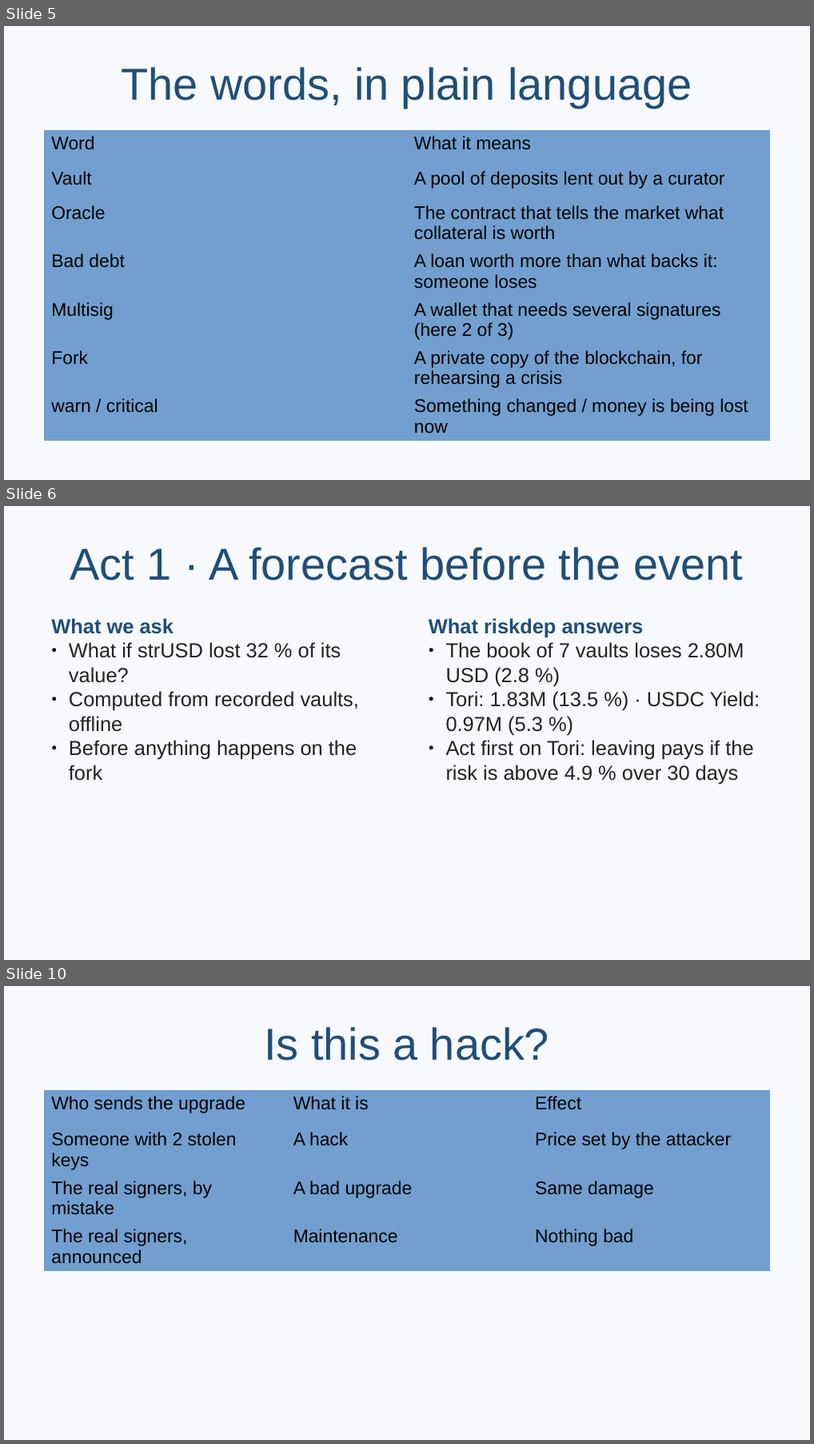
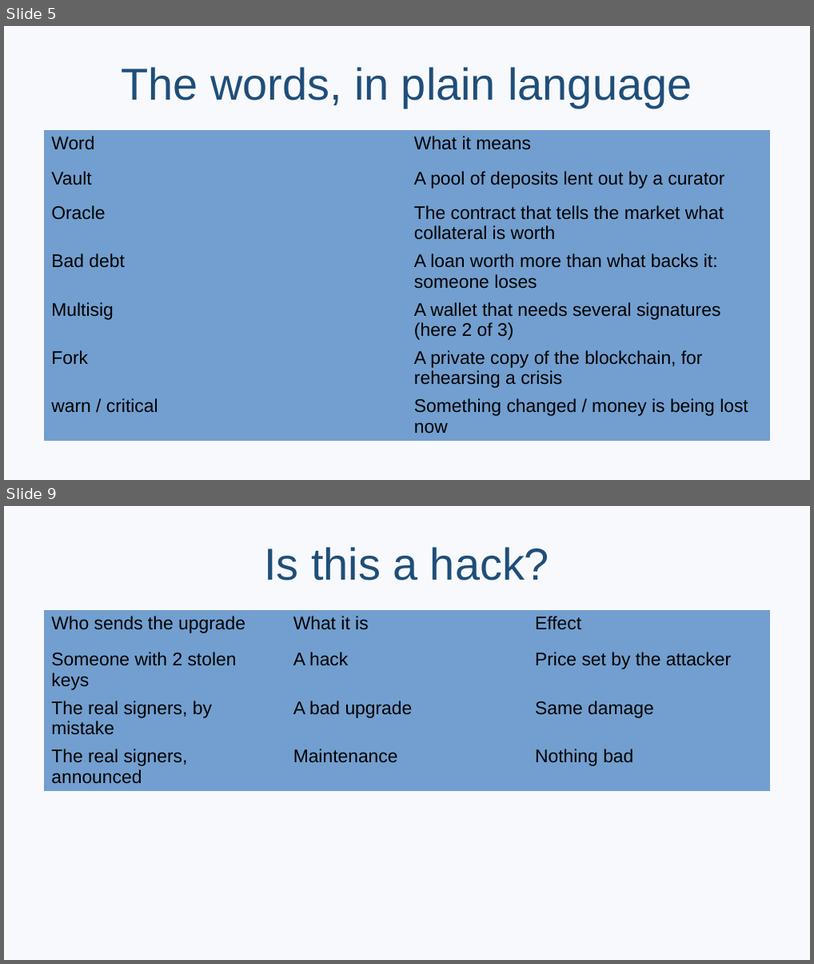
Before and after one commit to rya-sge/defi-monitoring, a slide deck: presentation/rock-demo.pptx. Shown one above the other, each under a label of ours: slides 5, 6 and 10 before the commit, slides 5 and 9 after it; the slides between them are not shown. The pictures are 814x1444 and 814x964 pixels, drawn with LibreOffice and Linux fonts; fonts in the diff are those of the drawing. Boxes give left, top, right and bottom in pixels: in the first picture for what was removed or moved away, otherwise in the second. Text is boxed around its words. In the diff, an @@ line names an element or a change of style, - is before the commit and + after.

```diff
--- a/presentation/rock-demo.pptx
+++ b/presentation/rock-demo.pptx
@@ slide 6 removed at [4,506,810,960], background #F7F9FC @@
@@ title removed at [70,547,743,580] @@
-Act 1 · A forecast before the event
@@ text removed at [51,618,359,780] @@
-What we ask
-● What if strUSD lost 32 % of its value?
-● Computed from recorded vaults, offline
-● Before anything happens on the fork
@@ text removed at [429,618,761,784] @@
-What riskdep answers
-● The book of 7 vaults loses 2.80M USD (2.8 %)
-● Tori: 1.83M (13.5 %) · USDC Yield: 0.97M (5.3 %)
-● Act first on Tori: leaving pays if the risk is above 4.9 % over 30 days
@@ what was slide 10 is now slide 9 @@
```
Also in this commit, not shown: 6 slides changed, 5 other files.
